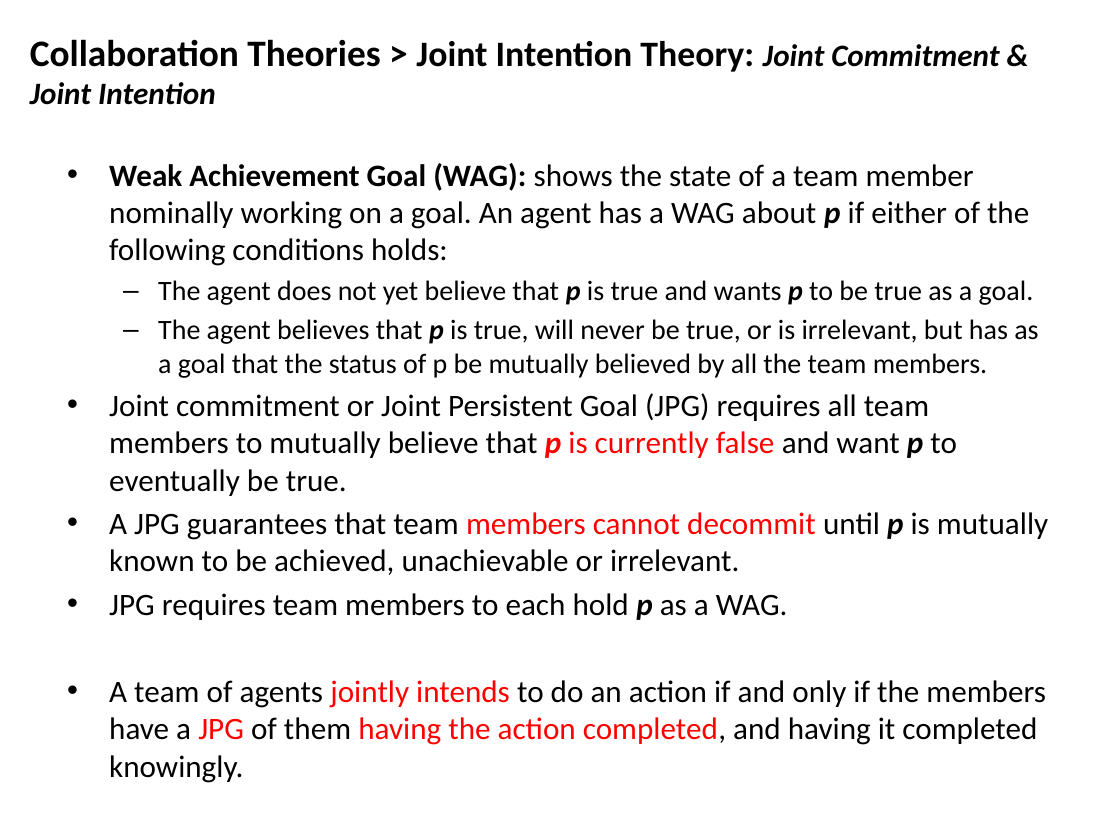
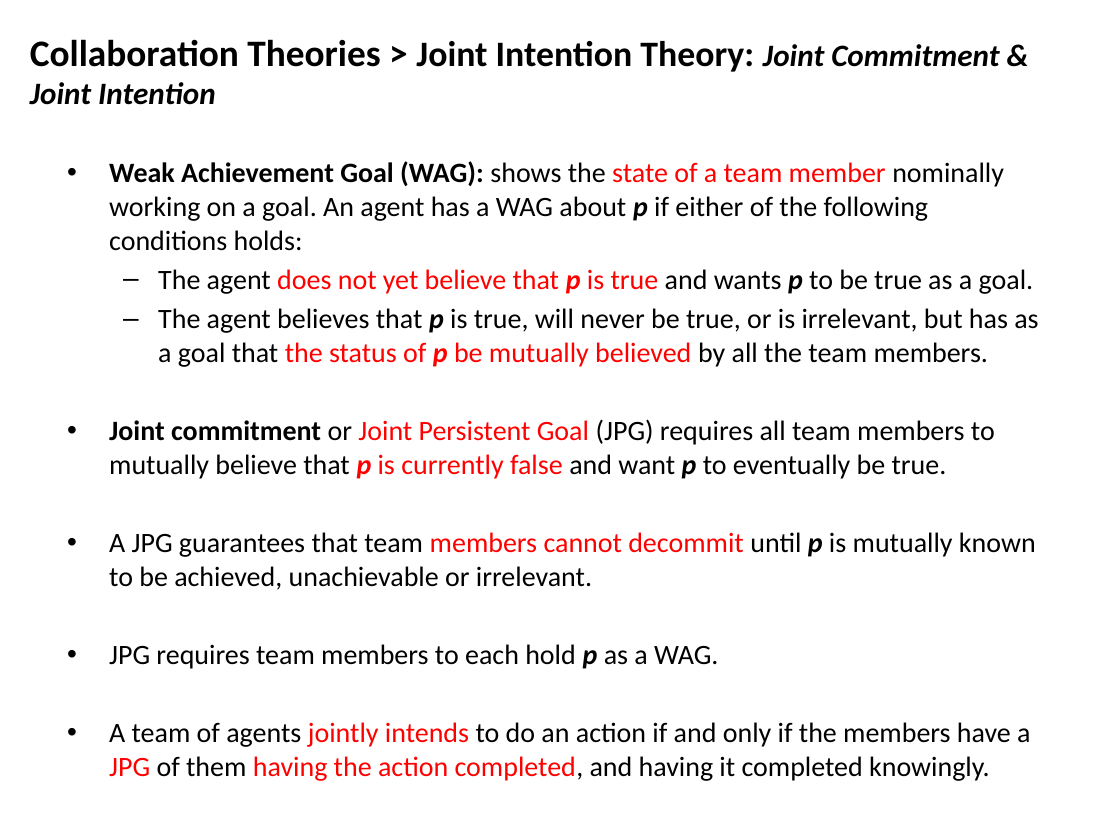
Before and after one commit to mshayganfar/CompExam1, a slide deck: slide 7 of presentation/PhD-comprehensive-exam-2.pptx (slide 8 before the commit). Drawn at 1120x840 pixels with LibreOffice and Linux fonts; fonts in the diff are those of the drawing. Boxes give left, top, right and bottom in pixels: in the first picture for what was removed or moved away, otherwise in the second. Text is boxed around its words. In the diff, an @@ line names an element or a change of style, - is before the commit and + after.

```diff
--- a/presentation/PhD-comprehensive-exam-2.pptx
+++ b/presentation/PhD-comprehensive-exam-2.pptx
@@ text "Weak Achievement Goal (WAG): shows ..." at (109,161,1038,781): size 20 to 18 pt in "Weak Achievement Goal (WAG): shows the state ...", "Joint commitment or Joint Persistent Goal (JPG) ...", "A JPG guarantees that team members cannot ...", "JPG requires team members to each hold ..." and 1 more places; text colour #000000 to #FF0000 in "state of a team member", "does not yet believe that p is ...", "the status of p be mutually believed", "Joint Persistent Goal"; bold on in "p", "Joint commitment"; italic on in "p" @@
```
Also in this commit, not shown: 7 other slides changed, 1 slide removed.
